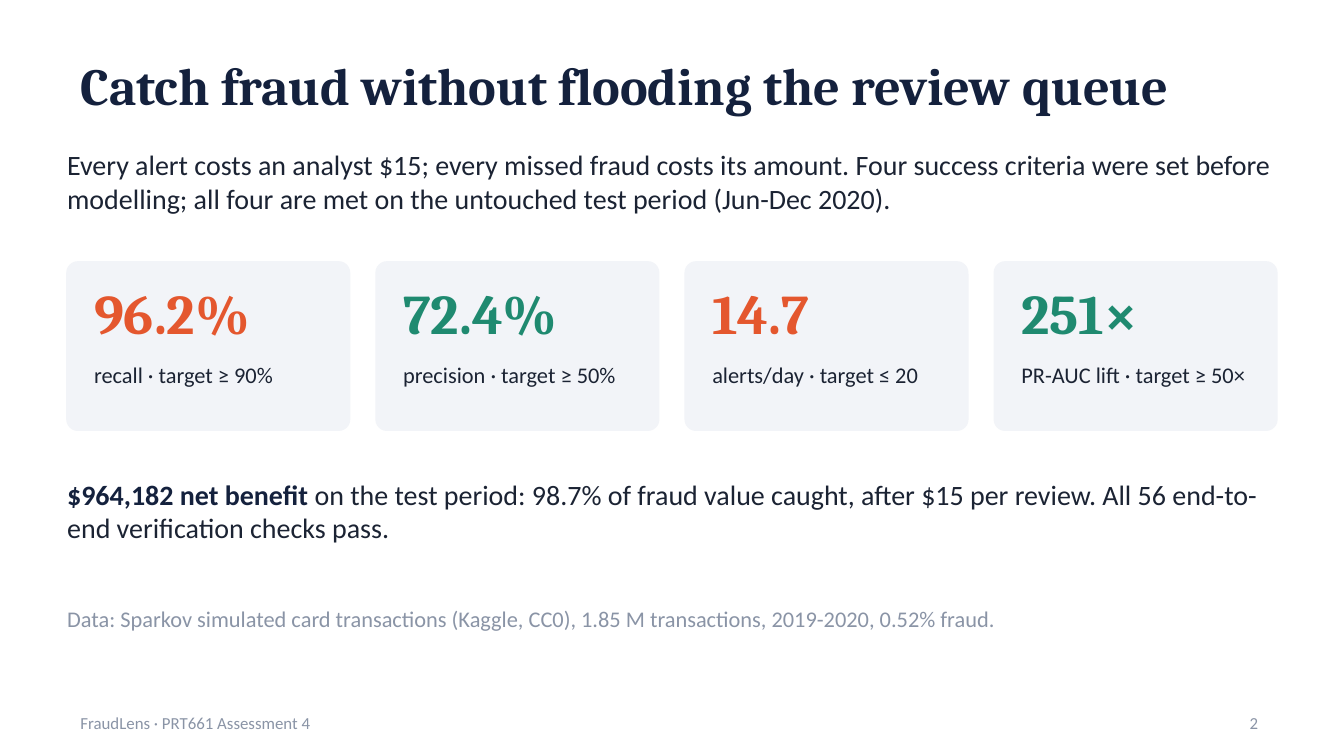
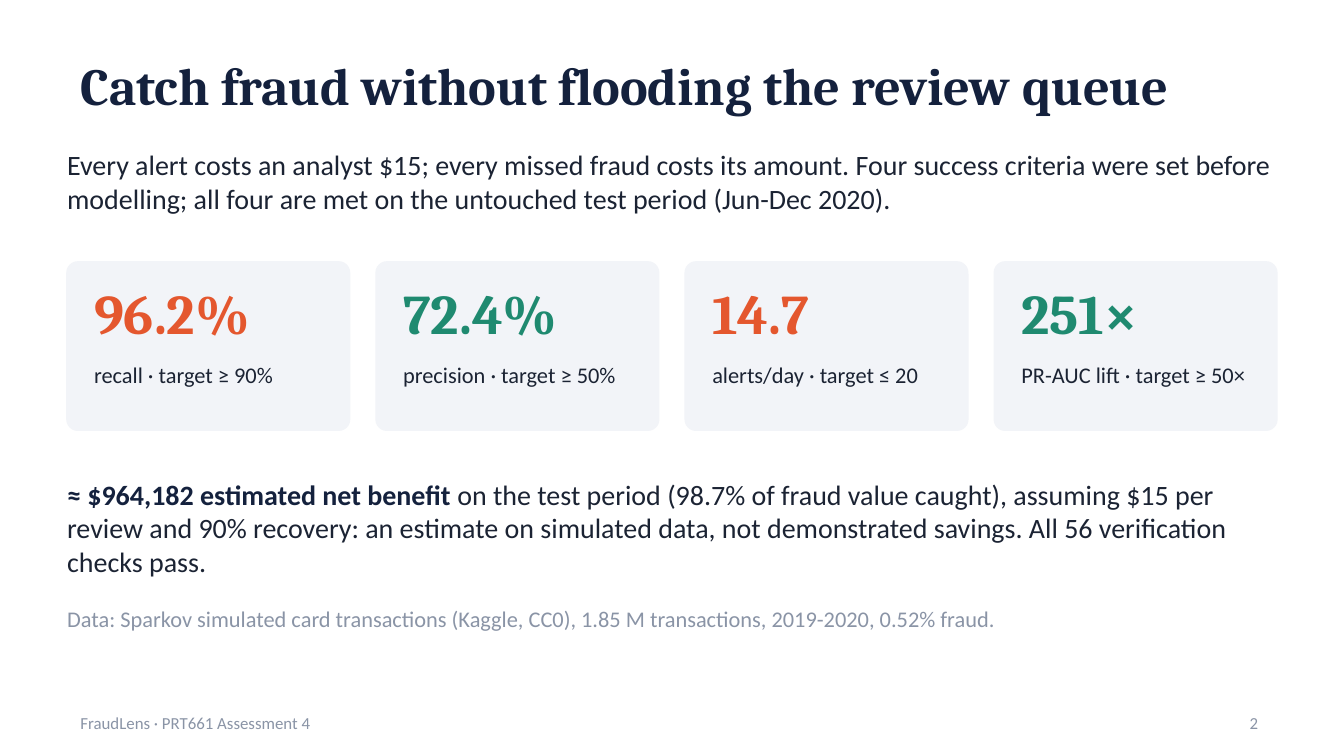
Before and after one commit to anasua2905/fraudlens-or-credit-card-fraud-detection, a slide deck: slide 2 of deliverables/FraudLens_Final_Presentation.pptx. Drawn at 1344x756 pixels with LibreOffice and Linux fonts; fonts in the diff are those of the drawing. Boxes give left, top, right and bottom in pixels: in the first picture for what was removed or moved away, otherwise in the second. Text is boxed around its words. In the diff, an @@ line names an element or a change of style, - is before the commit and + after.

Commit message:
Supervisor feedback: live decision path, analyst workflow, access control, stability and transferability
- Every scored transaction becomes a case; alerts wait in a review queue (API /alerts, dashboard Case review)
- Analyst decisions are audited and feed live monitoring (live precision vs floor, backlog) and retraining data
- Role-based API keys and a dashboard sign-in; Prometheus rules for low live precision, backlog, refused calls
- Net benefit shown as an estimate under stated review-cost and recovery assumptions
- Monthly stability with Wilson intervals, precision under other fraud rates, SHAP faithfulness checks, counterfactual amounts
- Docs, report, deck and notebooks 07-08 updated

```diff
--- a/deliverables/FraudLens_Final_Presentation.pptx
+++ b/deliverables/FraudLens_Final_Presentation.pptx
@@ text at <box>67,484,1226,572</box>: text changed @@
-$964,182 net benefit on the test period: 98.7% of fraud value caught, after $15 per review. All 56 end-to-end verification checks pass.
+≈ $964,182 estimated net benefit on the test period (98.7% of fraud value caught), assuming $15 per review and 90% recovery: an estimate on simulated data, not demonstrated savings. All 56 verification checks pass.
```
Also in this commit, not shown: 2 other slides changed, 1 slide added, 47 other files.
